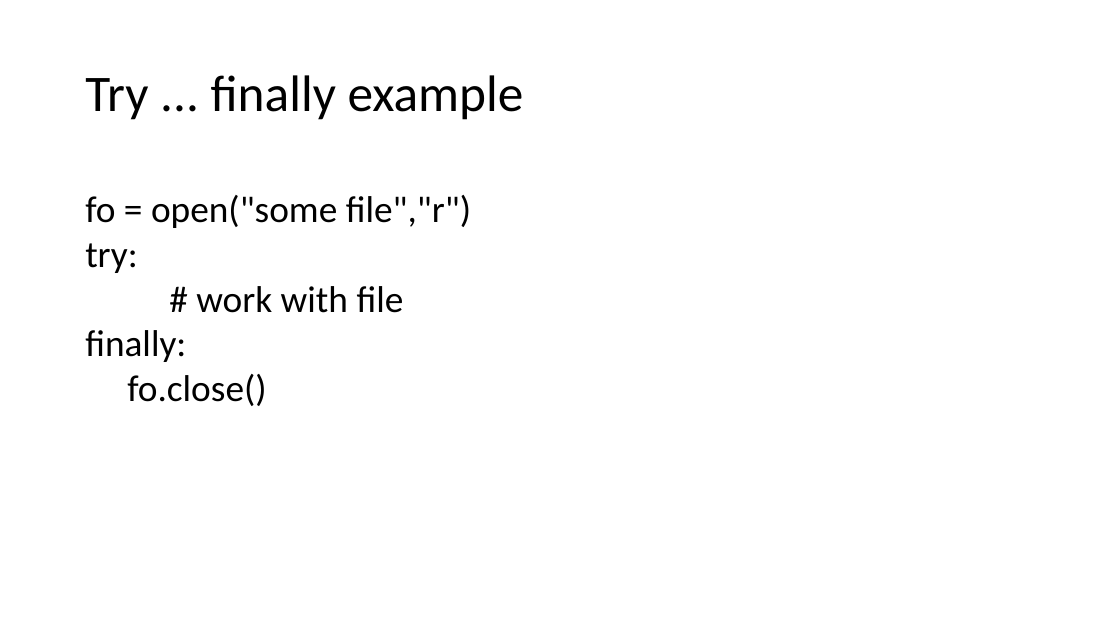
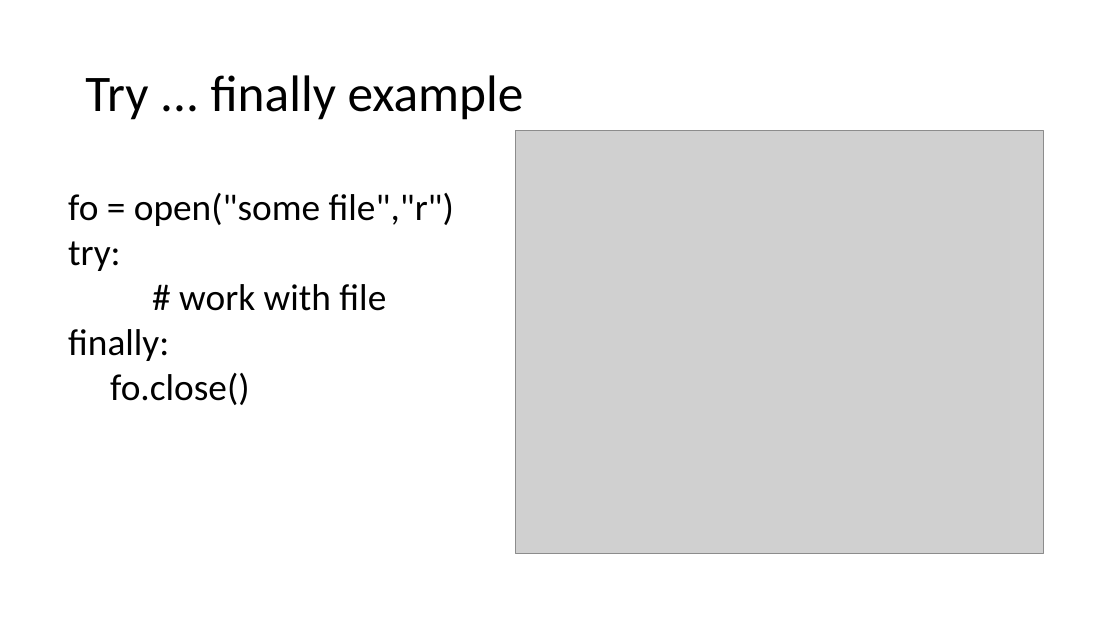
Before and after one commit to Spax04/PythonCourse, a slide deck: slide 12 of adv_new/Module 03 - Exception handling and Logging.pptx. Drawn at 1120x630 pixels with LibreOffice and Linux fonts; fonts in the diff are those of the drawing; grey boxes stand for pictures. Boxes give left, top, right and bottom in pixels: in the first picture for what was removed or moved away, otherwise in the second. Text is boxed around its words. In the diff, an @@ line names an element or a change of style, - is before the commit and + after.

```diff
--- a/adv_new/Module 03 - Exception handling and Logging.pptx
+++ b/adv_new/Module 03 - Exception handling and Logging.pptx
@@ picture added at box(516, 130, 1044, 554) @@
@@ text "fo = open("some file","r")": place and size @@
-text "fo = open("some file","r")" at box(85, 195, 471, 406)
+text "fo = open("some file","r")" at box(68, 193, 454, 405)
```
Also in this commit, not shown: 1 other slide changed, 1 slide added, 16 other files.
